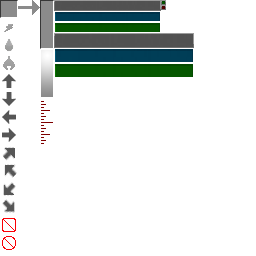
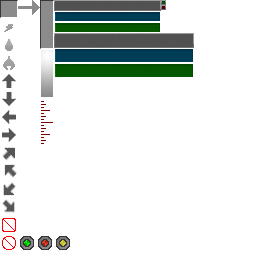
Before/after of a 256 × 256 layered artwork. What changed in the layer stack:
added layer "icon.status.connectionList" above "icon.status.off" over [21, 236, 70, 250]
added layer "icon.status.off" above "icon.status.on" over [38, 236, 52, 250]
added layer "icon.status.on" above "gui_componentss.png" over [20, 236, 45, 250]
